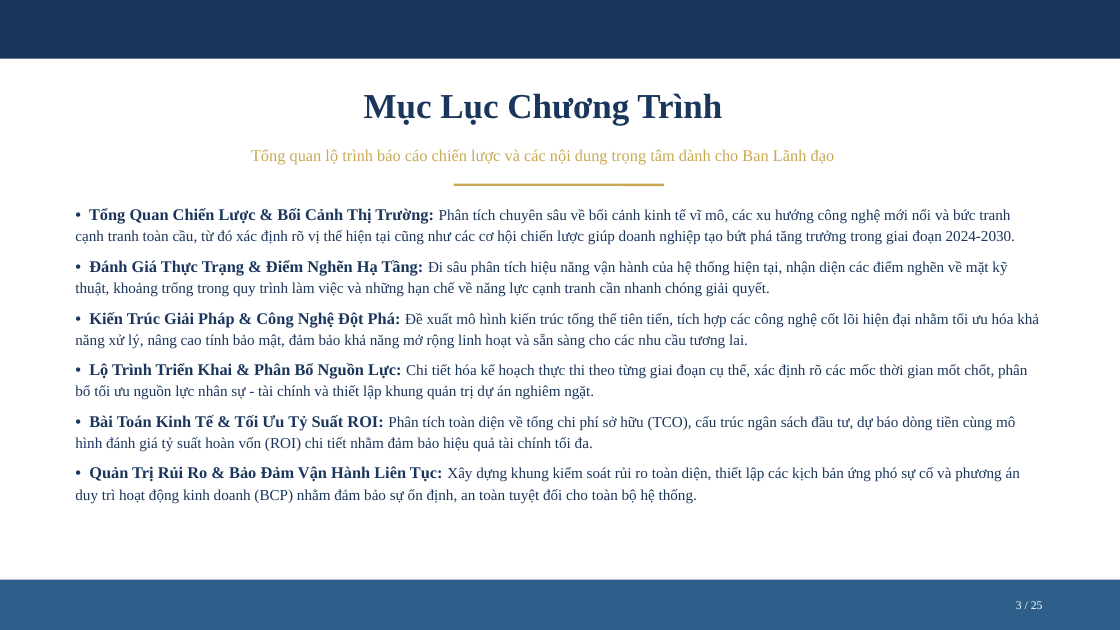
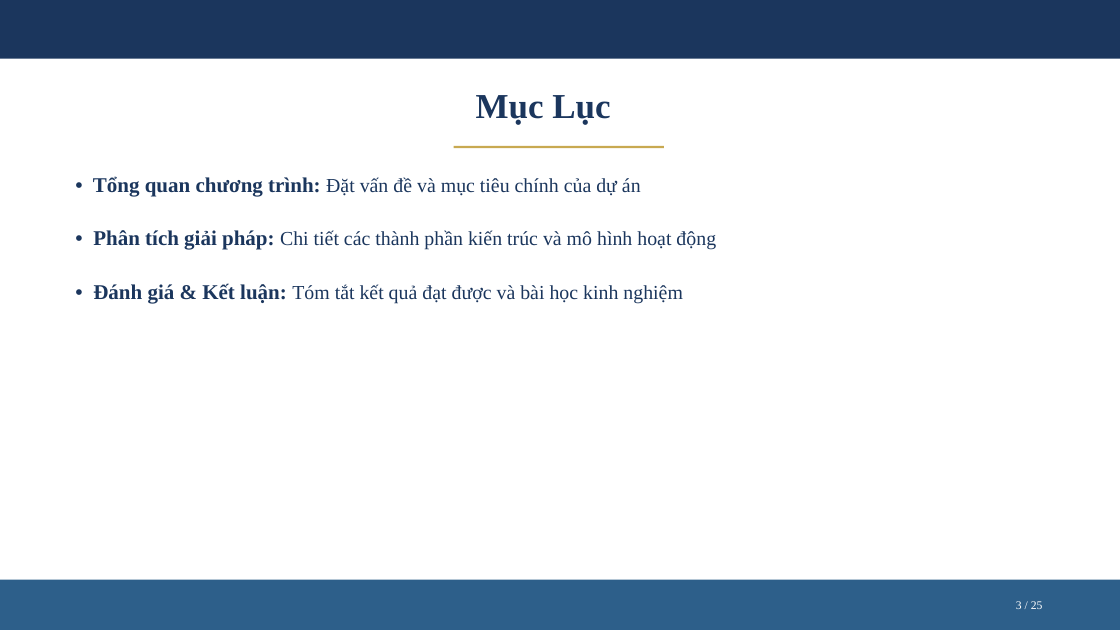
Before and after one commit to nbhson/tool-harness-generate-slide, a slide deck: slide 3 of harness-engineer.pptx. Drawn at 1120x630 pixels with LibreOffice and Linux fonts; fonts in the diff are those of the drawing. Boxes give left, top, right and bottom in pixels: in the first picture for what was removed or moved away, otherwise in the second. Text is boxed around its words. In the diff, an @@ line names an element or a change of style, - is before the commit and + after.

```diff
--- a/harness-engineer.pptx
+++ b/harness-engineer.pptx
@@ text at box(476, 95, 610, 125): text changed @@
-Mục Lục Chương Trình
+Mục Lục
@@ text removed at box(251, 149, 835, 165) @@
-Tổng quan lộ trình báo cáo chiến lược và các nội dung trọng tâm dành cho Ban Lãnh đạo
@@ line moved from (454, 185) - (664, 185) to (454, 147) - (664, 147) @@
@@ text at box(93, 176, 716, 304): text changed; size 13 to 17 pt @@
-• Tổng Quan Chiến Lược & Bối Cảnh Thị Trường: Phân tích chuyên sâu về bối cảnh kinh tế vĩ mô, các xu hướng công nghệ mới nổi và bức tranh cạnh tranh toàn cầu, từ đó xác định rõ vị thế hiện tại cũng như các cơ hội chiến lược giúp doanh nghiệp tạo bứt phá tăng trưởng trong giai đoạn 2024-2030.
-• Đánh Giá Thực Trạng & Điểm Nghẽn Hạ Tầng: Đi sâu phân tích hiệu năng vận hành của hệ thống hiện tại, nhận diện các điểm nghẽn về mặt kỹ thuật, khoảng trống trong quy trình làm việc và những hạn chế về năng lực cạnh tranh cần nhanh chóng giải quyết.
-• Kiến Trúc Giải Pháp & Công Nghệ Đột Phá: Đề xuất mô hình kiến trúc tổng thể tiên tiến, tích hợp các công nghệ cốt lõi hiện đại nhằm tối ưu hóa khả năng xử lý, nâng cao tính bảo mật, đảm bảo khả năng mở rộng linh hoạt và sẵn sàng cho các nhu cầu tương lai.
-• Lộ Trình Triển Khai & Phân Bổ Nguồn Lực: Chi tiết hóa kế hoạch thực thi theo từng giai đoạn cụ thể, xác định rõ các mốc thời gian mốt chốt, phân bổ tối ưu nguồn lực nhân sự - tài chính và thiết lập khung quản trị dự án nghiêm ngặt.
-• Bài Toán Kinh Tế & Tối Ưu Tỷ Suất ROI: Phân tích toàn diện về tổng chi phí sở hữu (TCO), cấu trúc ngân sách đầu tư, dự báo dòng tiền cùng mô hình đánh giá tỷ suất hoàn vốn (ROI) chi tiết nhằm đảm bảo hiệu quả tài chính tối đa.
-• Quản Trị Rủi Ro & Bảo Đảm Vận Hành Liên Tục: Xây dựng khung kiểm soát rủi ro toàn diện, thiết lập các kịch bản ứng phó sự cố và phương án duy trì hoạt động kinh doanh (BCP) nhằm đảm bảo sự ổn định, an toàn tuyệt đối cho toàn bộ hệ thống.
+• Tổng quan chương trình: Đặt vấn đề và mục tiêu chính của dự án
+• Phân tích giải pháp: Chi tiết các thành phần kiến trúc và mô hình hoạt động
+• Đánh giá & Kết luận: Tóm tắt kết quả đạt được và bài học kinh nghiệm
```
Also in this commit, not shown: 18 other slides changed, 6 slides added, 6 slides removed, 17 other files.
